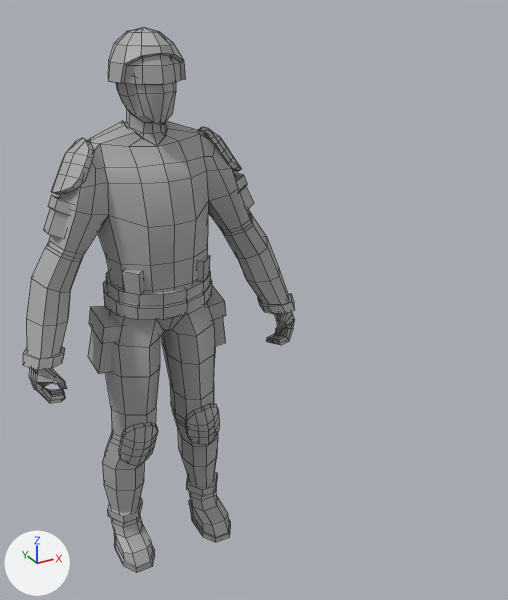
Two versions of the FBX model Assets/Sample/Animation/Sniper/Sniper_Hurt.fbx, one commit apart.
Rendered twice from a 50 mm camera at (-0.281, -0.87, 0.398) aimed at (0.103, -0.171, 0.049). Lighting does not change. The marker at lower left points along +X, +Y and +Z. Mesh edges are drawn as thin lines. Where no turn or scale is listed for an object, it has been applied to the vertices.

In view in the first picture: 'Man22:pCube10'.
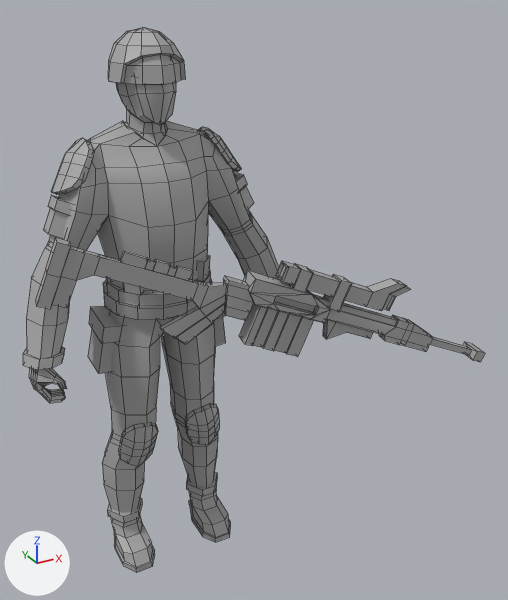
What differs and where, as boxes (x1, y1, x2, y2) in the pictures (508 x 600 px):
'weapon3:pCube3', added: after (35, 238, 485, 362)

Diff of the bpy script that builds the scene:
```diff
--- a/Assets/Sample/Animation/Sniper/Sniper_Hurt.fbx.py
+++ b/Assets/Sample/Animation/Sniper/Sniper_Hurt.fbx.py
@@ me_mesh_1 @@
+me_mesh_1.from_pydata(...)  # 354 vertices, 358 faces; spans x -0.267..0.269, y -0.058..0.051, z -0.124..0.096
+me_mesh_1.materials.append(mat_standardsurface1)  # grey #aaaaaa
@@ ob_weapon3_pcube3 @@
+ob_weapon3_pcube3 = bpy.data.objects.new('weapon3:pCube3', me_mesh_1)
+ob_weapon3_pcube3.location = (0.103, -0.25, 0.083)
```
